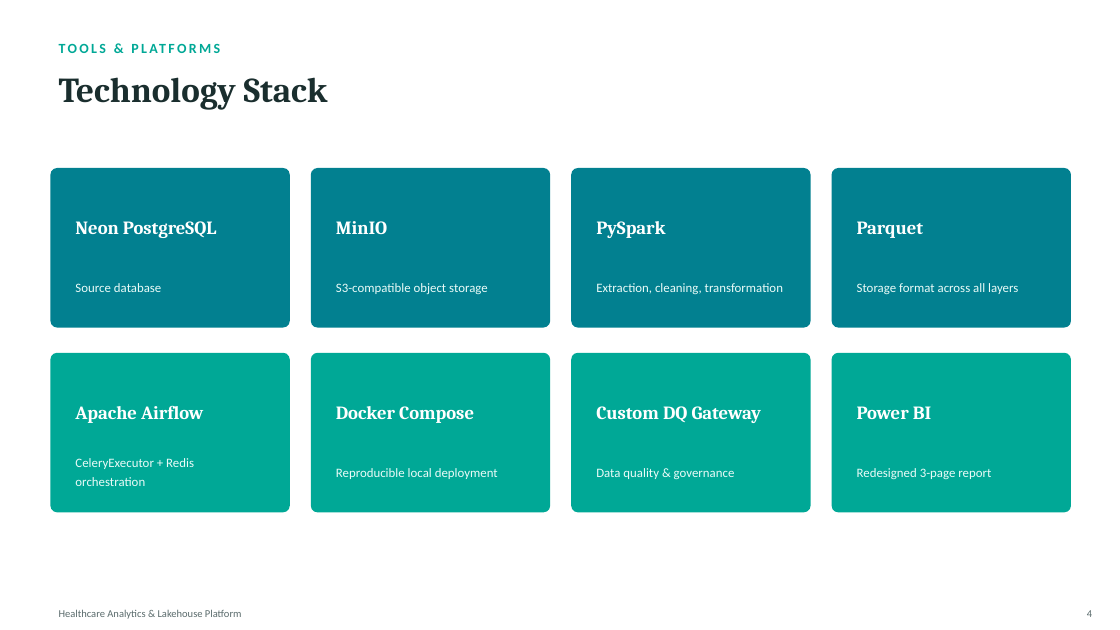
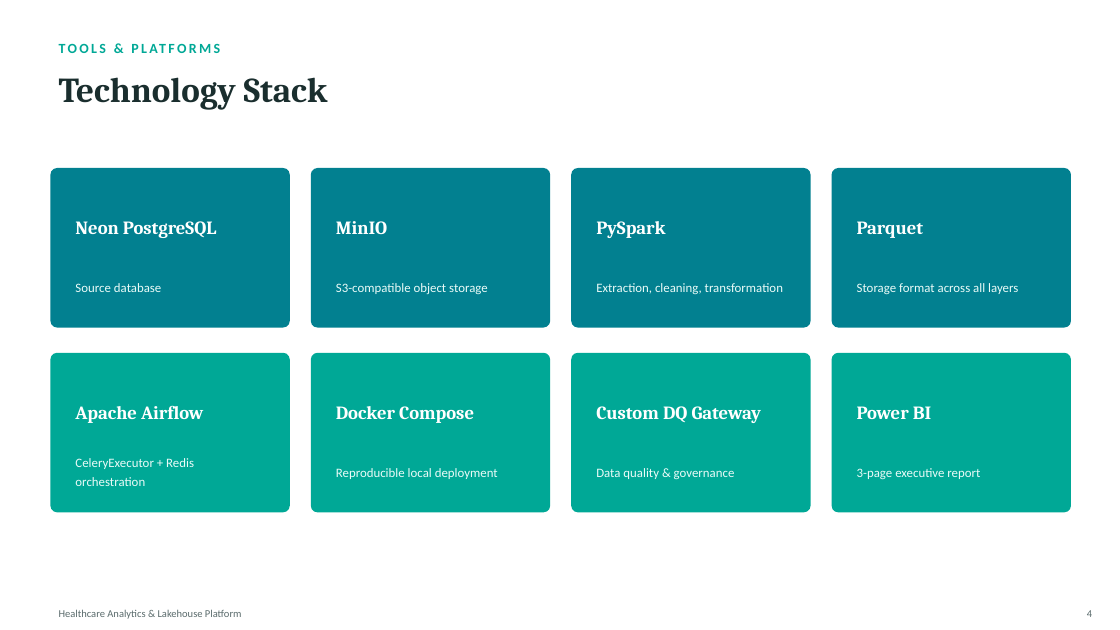
Before and after one commit to moabdoamer123-cmd/healthcare-analytics-lakehouse, a slide deck: slide 4 of Healthcare_Analytics_Lakehouse_Presentation.pptx. Drawn at 1120x630 pixels with LibreOffice and Linux fonts; fonts in the diff are those of the drawing. Boxes give left, top, right and bottom in pixels: in the first picture for what was removed or moved away, otherwise in the second. Text is boxed around its words. In the diff, an @@ line names an element or a change of style, - is before the commit and + after.

```diff
--- a/Healthcare_Analytics_Lakehouse_Presentation.pptx
+++ b/Healthcare_Analytics_Lakehouse_Presentation.pptx
@@ text at (857,468,980,479): text changed @@
-Redesigned 3-page report
+3-page executive report
```
Also in this commit, not shown: 3 other slides changed.
